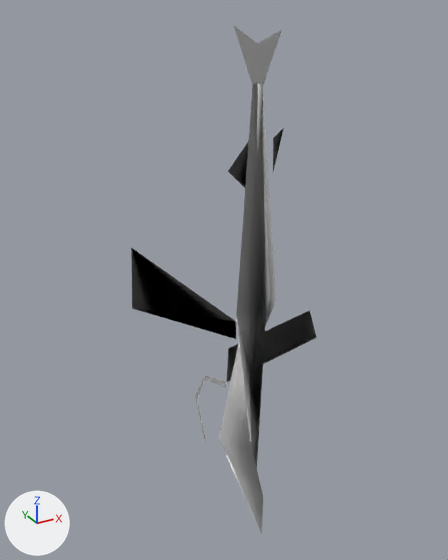
What one commit did to the glTF model public/3d/item/model__item__catch.ofs_49_0/4839fish49.gltf.
One viewpoint serves both versions: a 50 mm camera at (-0.551, -0.894, 1.024) aimed at (-0.014, 0.082, 0.536). Every picture has the same lights, and +X, +Y and +Z are marked at lower left. The older version comes first.

In view in the first picture: '4839fish49'.
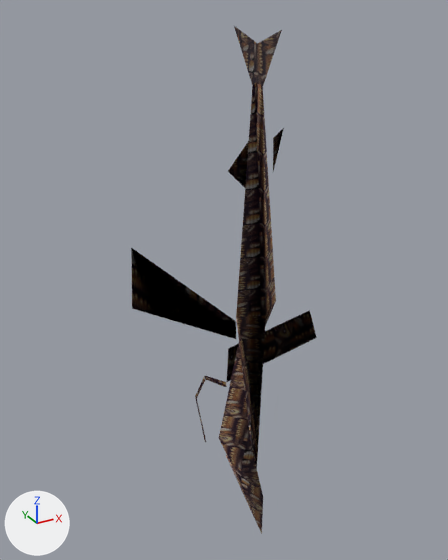
Boxes (x1, y1, x2, y2) around the edits, measured in the pictures (448 x 560 px):
```json
{"object": "4839fish49", "change": "surface changed", "before": [132, 26, 316, 534], "after": [132, 26, 316, 534], "on screen": "darker"}
```

Scene script edits in JSON lines:
```json
{"op": "add", "block": "img_fish49", "code": ["img_fish49 = load_image('fish49', '_unpacked/fish49', 64, 32, 'sRGB')"]}
{"op": "remove", "block": "mat_material__19", "code": "mat_material__19.base_color = (1.0, 1.0, 1.0)  # white #ffffff"}
{"op": "add", "block": "mat_material__19", "code": "mat_material__19.texture = img_fish49"}
```
